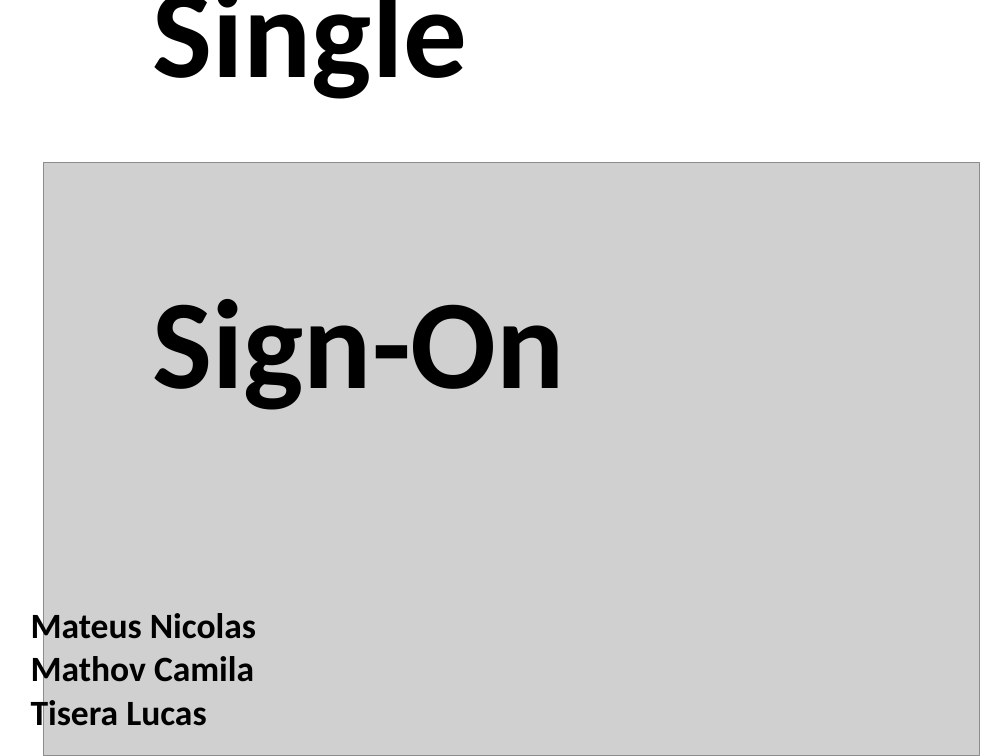
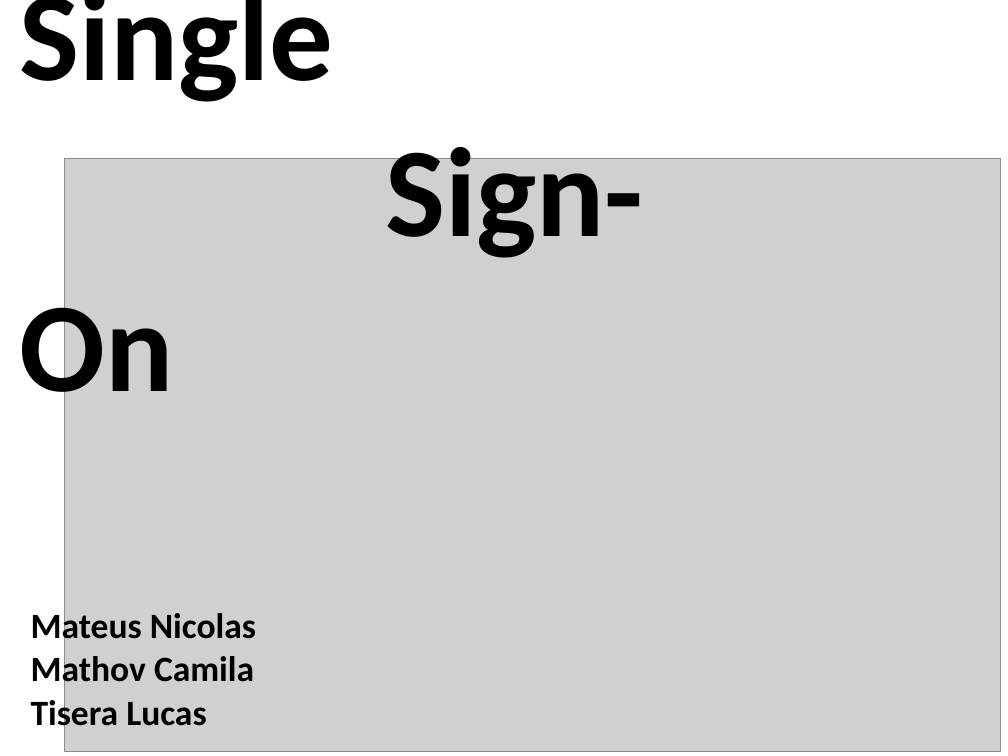
Before and after one commit to ltisera/MazeRedes, a slide deck: slide 1 of RedesTPsso/Documentacion/SSO.ppt. Drawn at 1008x756 pixels with LibreOffice and Linux fonts; fonts in the diff are those of the drawing; grey boxes stand for pictures. Boxes give left, top, right and bottom in pixels: in the first picture for what was removed or moved away, otherwise in the second. Text is boxed around its words. In the diff, an @@ line names an element or a change of style, - is before the commit and + after.

```diff
--- a/RedesTPsso/Documentacion/SSO.ppt
+++ b/RedesTPsso/Documentacion/SSO.ppt
@@ title "Single Sign-On" rewrapped from [153,0,565,410] to [20,0,643,421] @@
@@ picture: place and size @@
-picture at [43,163,980,756]
+picture at [65,158,1002,752]
```
Also in this commit, not shown: 6 other slides changed, 9 slides added, 1 slide removed.
